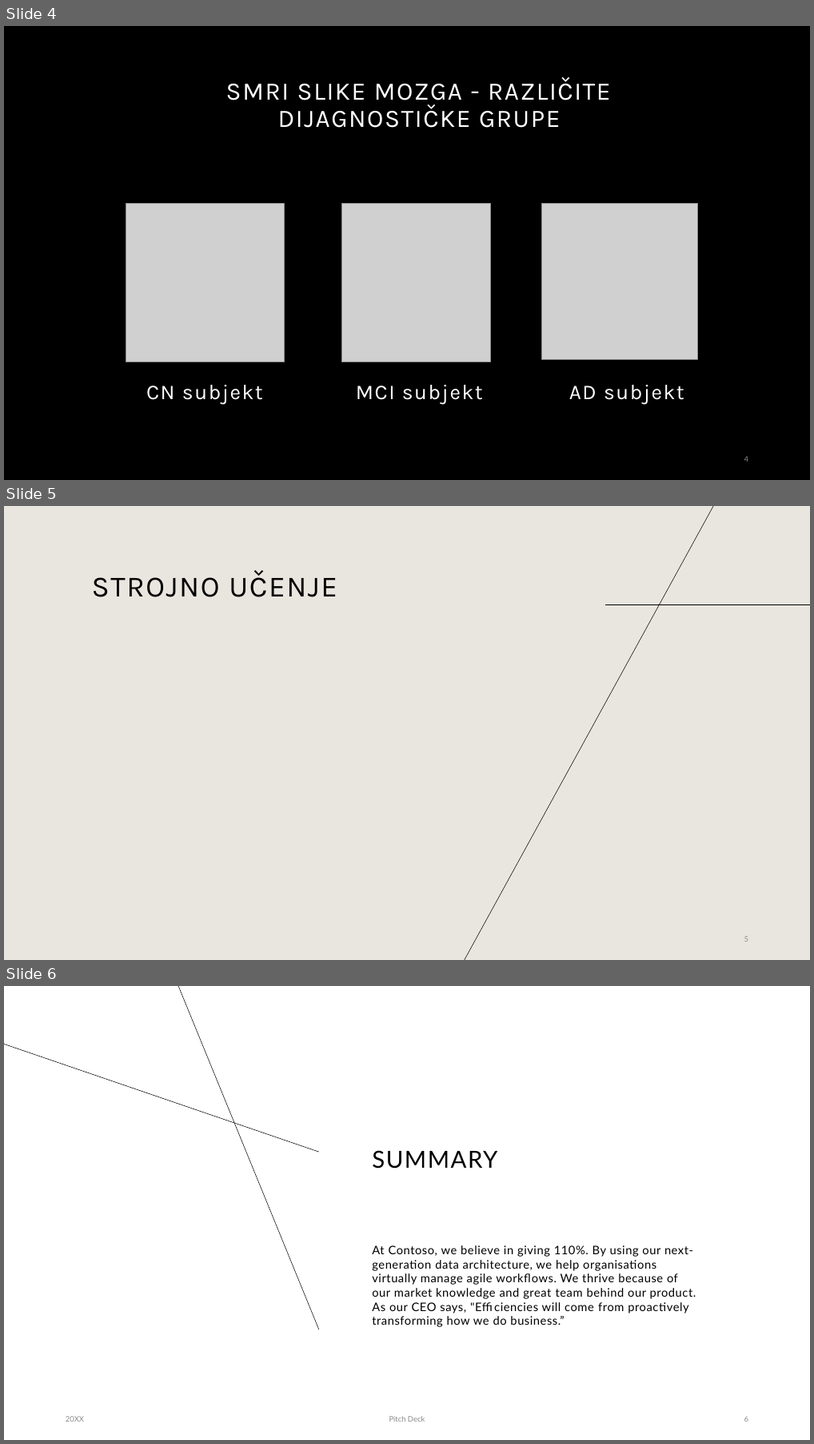
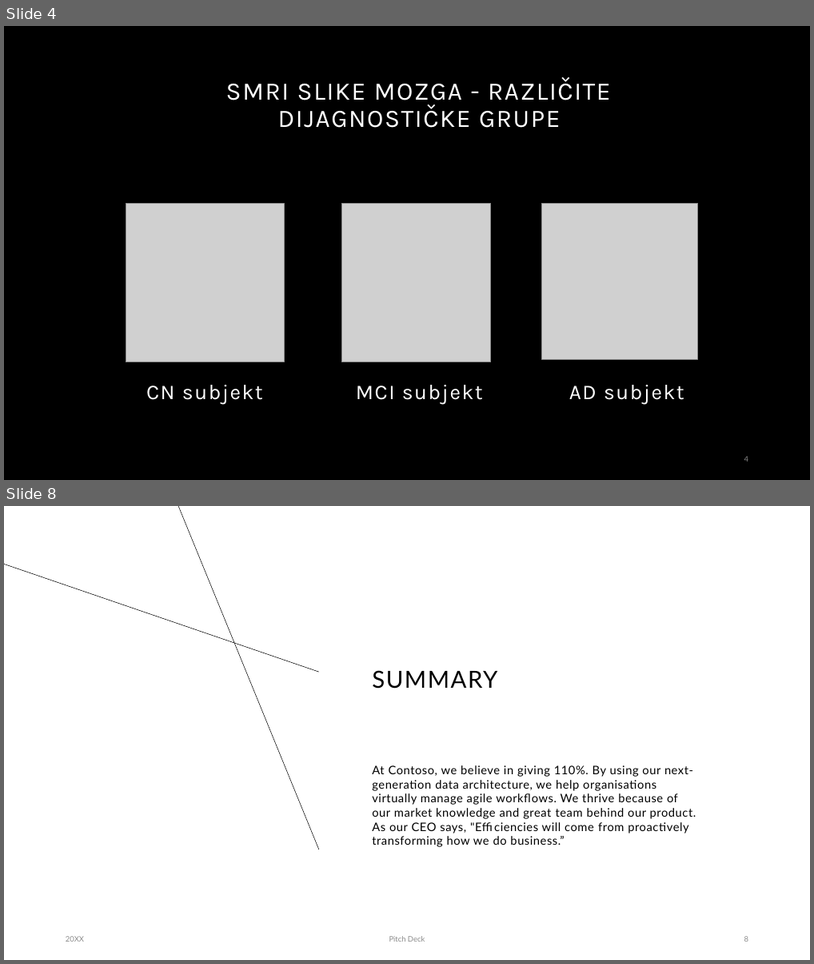
Before and after one commit to bpetra1/ML-Alzheimer-BrainMRI-Classification, a slide deck: prezentacija/ML_Alzheimer.pptx. Shown one above the other, each under a label of ours: slides 4, 5 and 6 before the commit, slides 4 and 8 after it; the slides between them are not shown. The pictures are 814x1444 and 814x964 pixels, drawn with LibreOffice and Linux fonts; fonts in the diff are those of the drawing; grey boxes stand for pictures; background and template pictures are left out. Boxes give left, top, right and bottom in pixels: in the first picture for what was removed or moved away, otherwise in the second. Text is boxed around its words. In the diff, an @@ line names an element or a change of style, - is before the commit and + after.

```diff
--- a/prezentacija/ML_Alzheimer.pptx
+++ b/prezentacija/ML_Alzheimer.pptx
@@ slide 5 removed at (x1=4, y1=506, x2=810, y2=960), background #E9E6DF @@
@@ line removed from (715, 506) to (464, 960) @@
@@ title removed at (x1=92, y1=570, x2=338, y2=597) @@
-STROJNO UČENJE
@@ line removed from (606, 605) to (810, 605) @@
@@ page number removed at (x1=745, y1=936, x2=749, y2=941) @@
-5
@@ what was slide 6 is now slide 8 @@
```
Also in this commit, not shown: 3 slides added, 1 other file.
